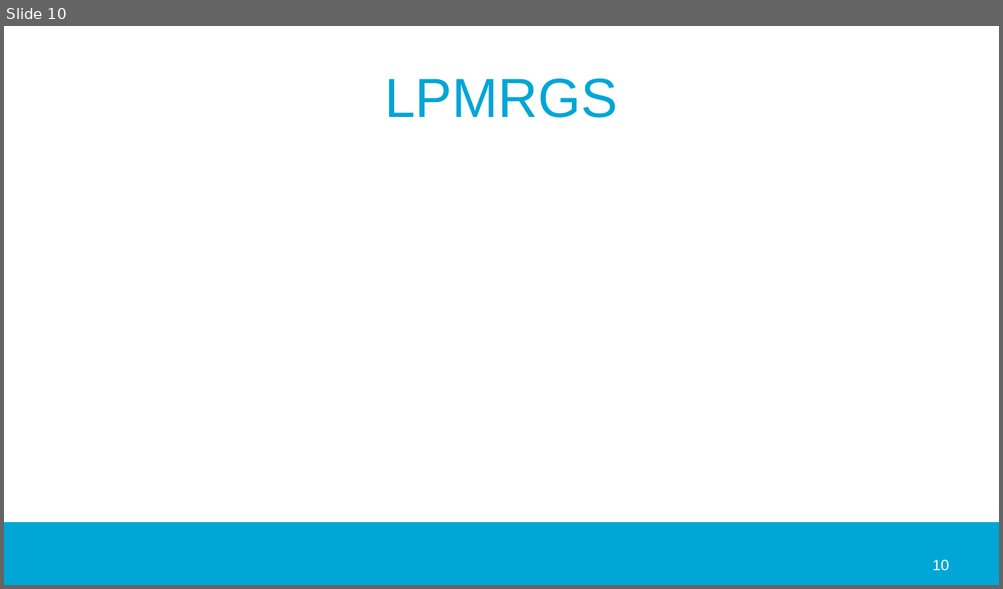
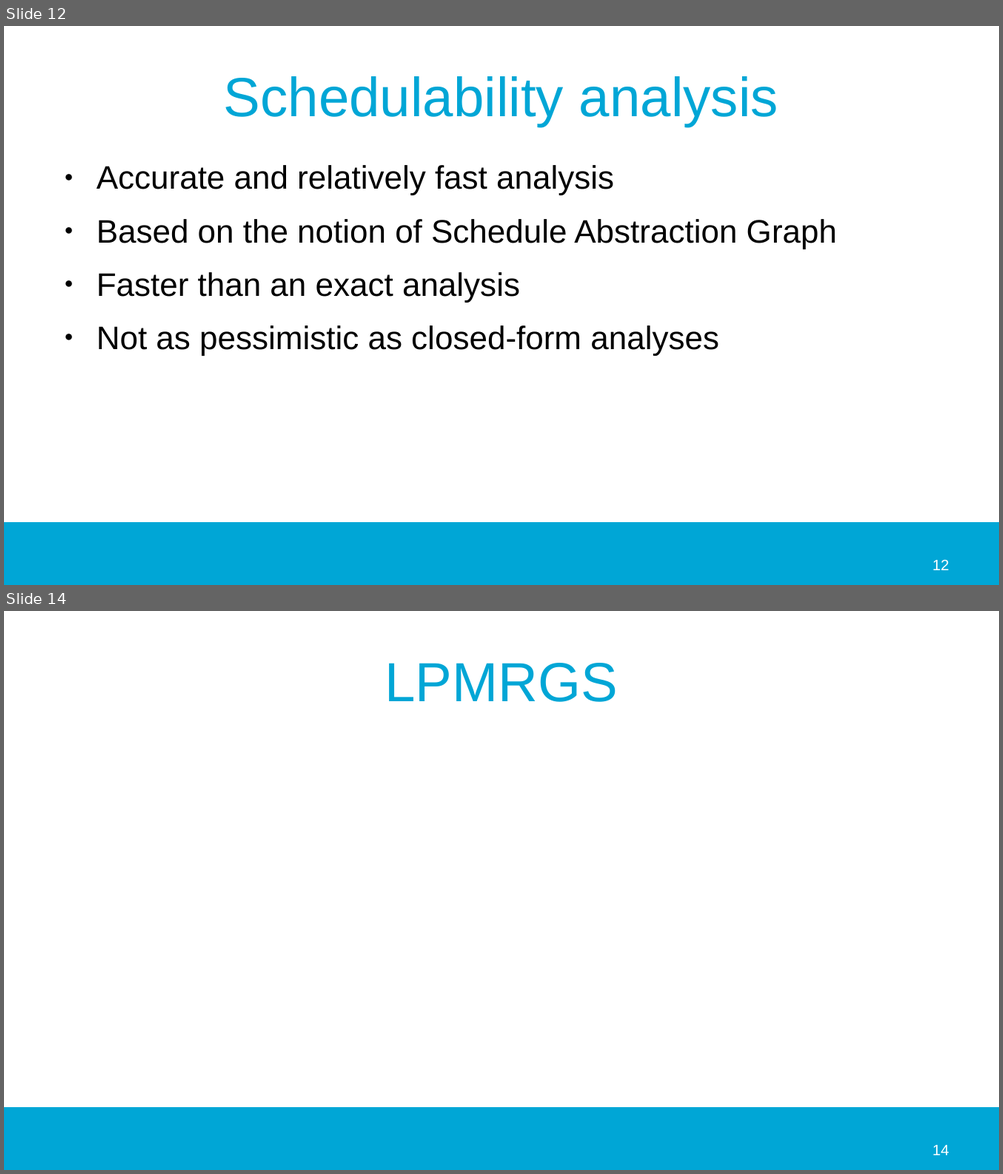
Before and after one commit to jmigual/APATeoria, a slide deck: Notes/TFM_presentations/2020_02_24/2020_02_24.odp. Shown one above the other, each under a label of ours: slide 10 before the commit, slides 12 and 14 after it; the slides between them are not shown. The pictures are 1003x589 and 1003x1174 pixels, drawn with LibreOffice and Linux fonts; fonts in the diff are those of the drawing; background and template pictures are left out. Boxes give left, top, right and bottom in pixels: in the first picture for what was removed or moved away, otherwise in the second. Text is boxed around its words. In the diff, an @@ line names an element or a change of style, - is before the commit and + after.

```diff
--- a/Notes/TFM_presentations/2020_02_24/2020_02_24.odp
+++ b/Notes/TFM_presentations/2020_02_24/2020_02_24.odp
@@ slide 12 added at (x1=4, y1=26, x2=999, y2=585), background #FFFFFF; not listed: 1 template element that a slide beside it also shows @@
@@ title added at (x1=224, y1=76, x2=778, y2=127), 44 pt, text #00A6D6 @@
+Schedulability analysis
@@ text added at (x1=96, y1=165, x2=836, y2=356), 26 pt, text #000000 @@
+● Accurate and relatively fast analysis
+● Based on the notion of Schedule Abstraction Graph
+● Faster than an exact analysis
+● Not as pessimistic as closed-form analyses
@@ page number added at (x1=932, y1=560, x2=949, y2=571), 12 pt, text #FFFFFF @@
+12
@@ what was slide 10 is now slide 14 @@
@@ page number at (x1=932, y1=1145, x2=949, y2=1156): text changed @@
-10
+14
```
Also in this commit, not shown: 7 slides changed, 5 other slides added, 2 slides removed, 17 other files.
